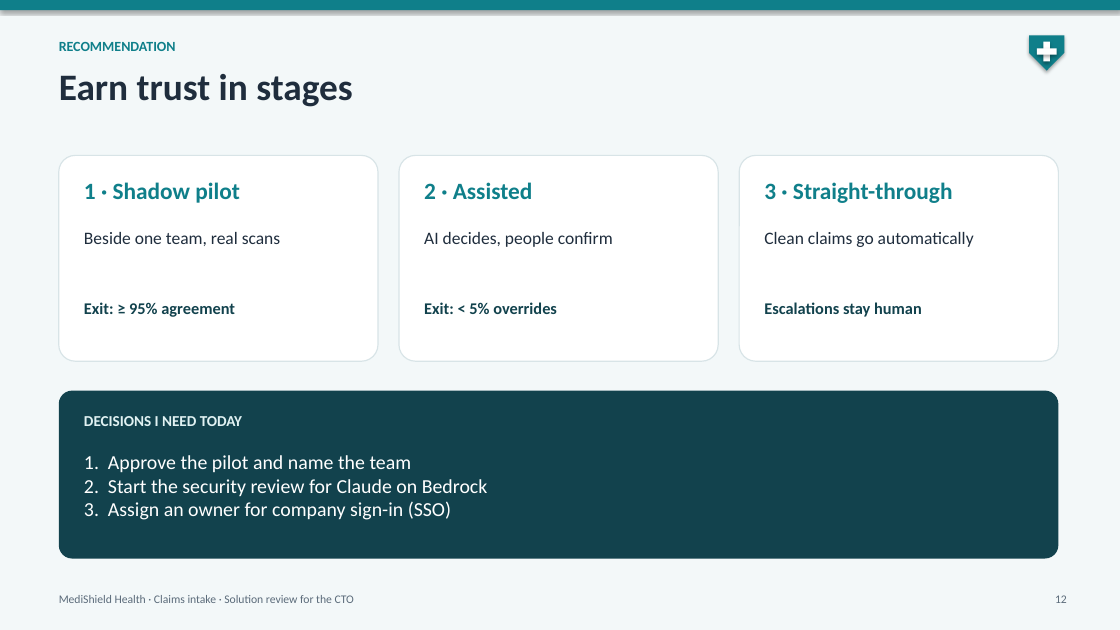
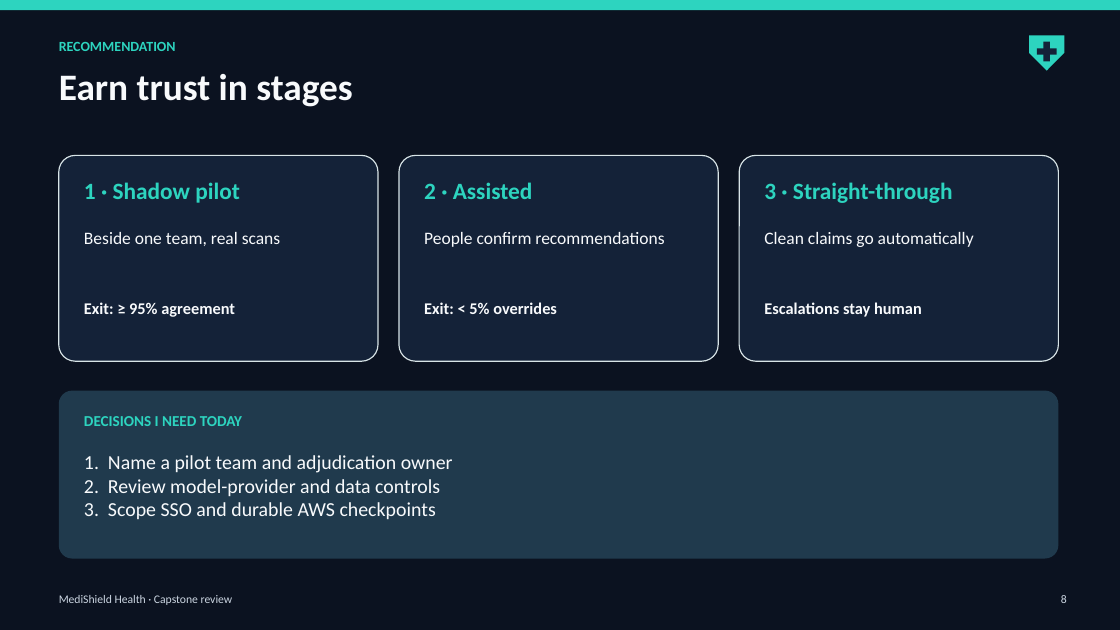
Before and after one commit to raghav010126/Capstone, a slide deck: slide 8 of docs/MediShield_capstone.pptx (slide 12 before the commit). Drawn at 1120x630 pixels with LibreOffice and Linux fonts; fonts in the diff are those of the drawing. Boxes give left, top, right and bottom in pixels: in the first picture for what was removed or moved away, otherwise in the second. Text is boxed around its words. In the diff, an @@ line names an element or a change of style, - is before the commit and + after.

Commit message:
Published evaluation re-run in OCR-first mode (as deployed): decisions identical to the pre-fix baseline, $0.08/case; docs and the dark deck's figures updated to match; deck kept as a finished file

```diff
--- a/docs/MediShield_capstone.pptx
+++ b/docs/MediShield_capstone.pptx
@@ background #F3F8F9 to #0B1220 @@
@@ rectangle at <box>0,0,1120,10</box>: fill #0F7F8A to #2DD4BF; shadow off @@
@@ pentagon arrow at <box>1029,35,1065,71</box>: fill #0F7F8A to #2DD4BF; shadow off @@
@@ rectangle at <box>1037,49,1057,55</box>: fill #FFFFFF to #142238; shadow off @@
@@ rectangle at <box>1044,42,1050,62</box>: fill #FFFFFF to #142238; shadow off @@
@@ fill #FFFFFF to #142238 in 3 elements at <box>59,155,378,361</box>, <box>399,155,718,361</box>, <box>739,155,1059,361</box> @@
@@ text colour #0F7F8A to #2DD4BF in 4 elements at <box>59,42,176,51</box>, <box>84,182,240,203</box>, <box>424,182,533,199</box>, <box>764,182,953,203</box> @@
@@ text at <box>424,232,664,247</box>: text changed; text colour #1F2D3D to #F8FAFC @@
-AI decides, people confirm
+People confirm recommendations
@@ text colour #1F2D3D to #F8FAFC in 3 elements at <box>59,74,352,107</box>, <box>84,232,280,246</box>, <box>764,232,974,247</box> @@
@@ text colour #12424D to #F8FAFC in 3 elements at <box>84,302,235,317</box>, <box>424,302,557,314</box>, <box>764,302,922,317</box> @@
@@ rounded rectangle at <box>59,391,1059,559</box>: fill #12424D to #203A4D @@
@@ text "DECISIONS I NEED TODAY" at <box>84,416,242,426</box>: text colour #E1F2F3 to #2DD4BF @@
@@ text at <box>84,455,453,519</box>: text changed; text colour #FFFFFF to #F8FAFC @@
-1. Approve the pilot and name the team
-2. Start the security review for Claude on Bedrock
-3. Assign an owner for company sign-in (SSO)
+1. Name a pilot team and adjudication owner
+2. Review model-provider and data controls
+3. Scope SSO and durable AWS checkpoints
@@ text at <box>59,595,233,605</box>: text changed; text colour #5B6B7A to #CBD5E1 @@
-MediShield Health · Claims intake · Solution review for the CTO
+MediShield Health · Capstone review
@@ text at <box>1061,595,1067,603</box>: text changed; text colour #5B6B7A to #CBD5E1 @@
-12
+8
```
Also in this commit, not shown: 9 other slides changed, 2 slides added, 2 slides removed, 15 other files.
